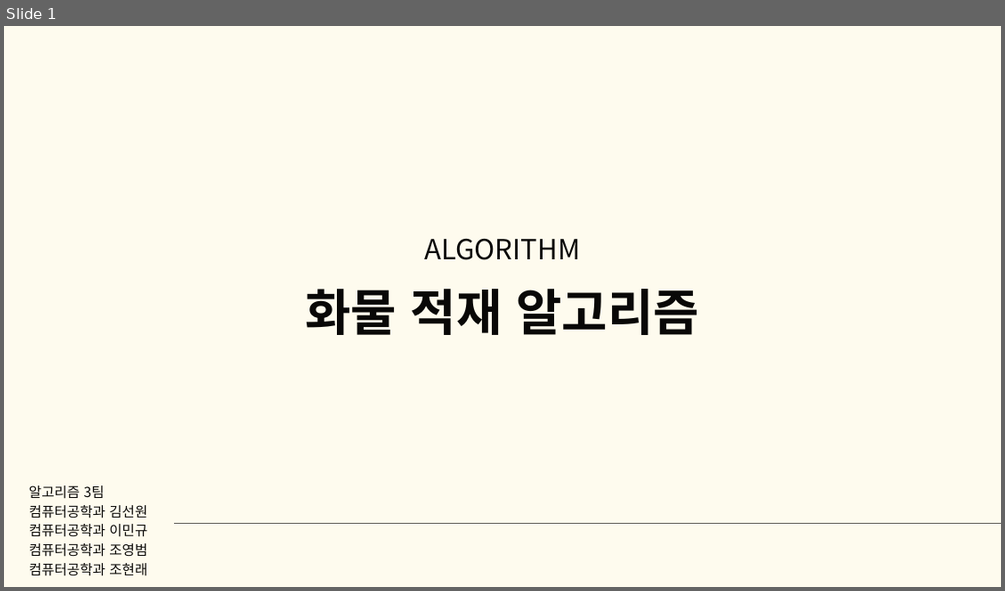
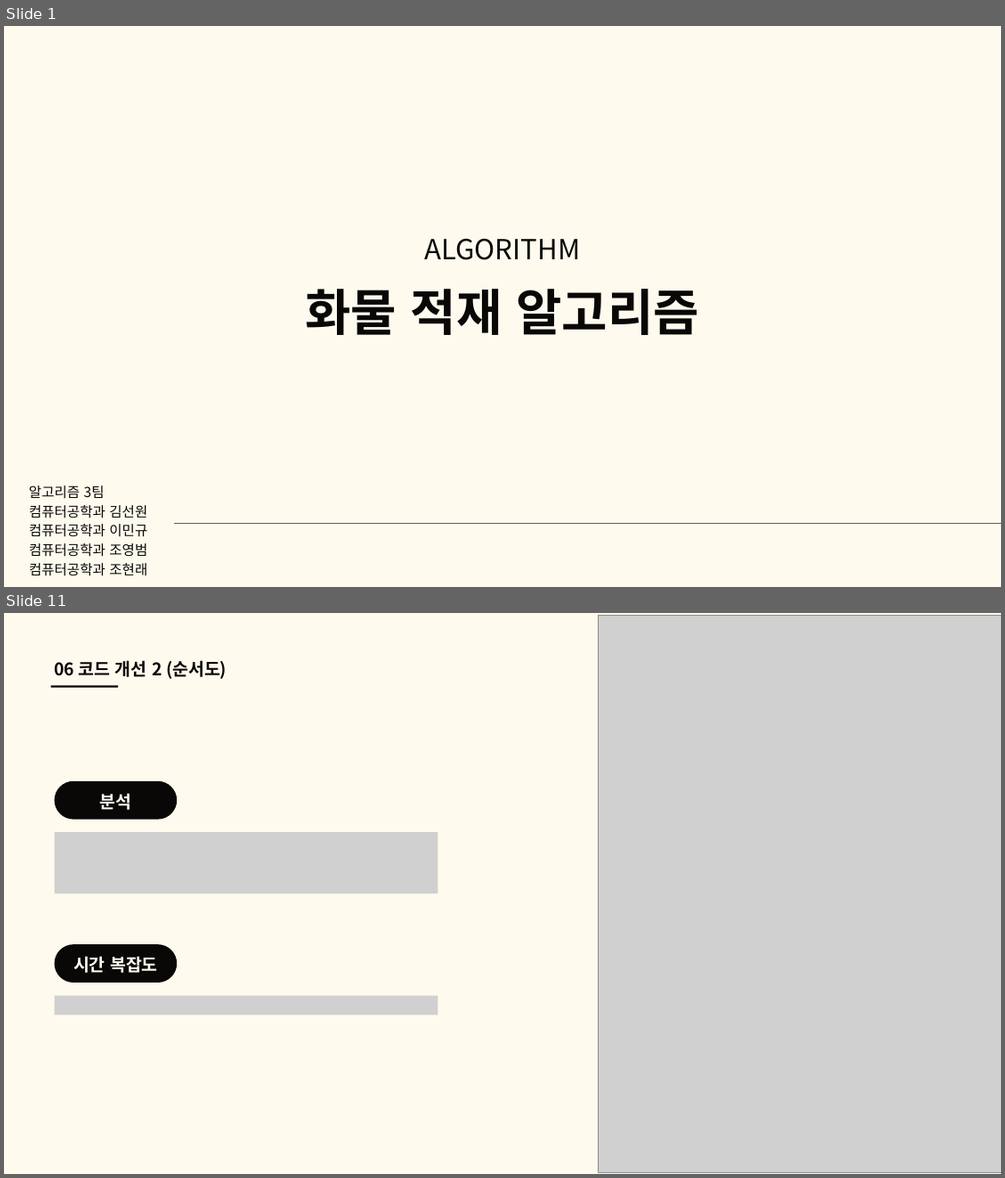
Before and after one commit to good-thing/CargoDriver, a slide deck: 알고리즘 3팀 화물차 알고리즘.pptx. Shown one above the other, each under a label of ours: slide 1 before the commit, slides 1 and 11 after it; the slides between them are not shown. The pictures are 1005x591 and 1005x1178 pixels, drawn with LibreOffice and Linux fonts; fonts in the diff are those of the drawing; grey boxes stand for pictures. Boxes give left, top, right and bottom in pixels: in the first picture for what was removed or moved away, otherwise in the second. Text is boxed around its words. In the diff, an @@ line names an element or a change of style, - is before the commit and + after.

```diff
--- a/알고리즘 3팀 화물차 알고리즘.pptx
+++ b/알고리즘 3팀 화물차 알고리즘.pptx
@@ slide 11 added at [4, 613, 1001, 1174], background #FEFBEE @@
@@ picture added at [599, 615, 1001, 1172] @@
@@ text added at [55, 660, 226, 679], 25 pt, text #090807, bold @@
+06 코드 개선 2 (순서도)
@@ line added from (51, 686) to (118, 686), #090807 3 pt @@
@@ freeform shape added at [55, 781, 177, 819], fill #090807 @@
@@ text added at [100, 793, 132, 810], 25 pt, text #FEFBEE, bold @@
+분석
@@ picture added at [55, 832, 437, 893] @@
@@ freeform shape added at [55, 944, 177, 982], fill #090807 @@
@@ text added at [73, 956, 158, 973], 25 pt, text #FEFBEE, bold @@
+시간 복잡도
@@ picture added at [55, 996, 437, 1014] @@
```
Also in this commit, not shown: 3 slides changed, 13 other slides added, 13 slides removed, 22 other files.
